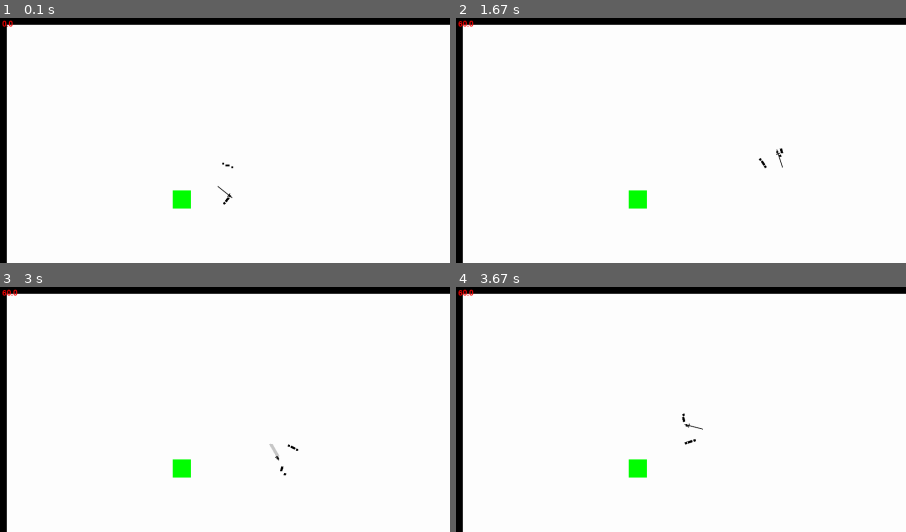
Above: before the commit, frames 1-4 (two rows, left to right).
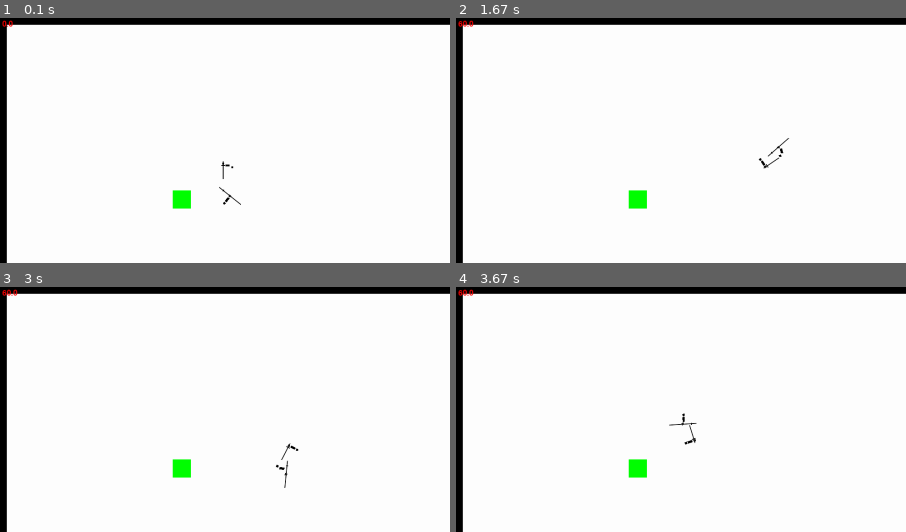
Above: after the commit, the same moments.

Repository: LeBoku/tds
Game: pygame game, started from src/tds.py
The game is run twice, just before and just after one commit, with the same random seed, the same clock (stepped at 60 frames per second) and the same inputs.
Inputs (mouse positions are % of the whole screen's width and height, from its top left):
- Up to frame 1 (0.1 s): no input
- Up to frame 2 (1.67 s): hold D 0.33-0.8 s; move the mouse to (46, 54) at 0.37 s; click (51, 57) at 0.88 s; hold W 1.17-1.47 s; click (26, 51) at 1.25 s; hold D from 1.5 s (still down); click (19, 35) at 1.58 s
- Up to frame 3 (3 s): release D at 1.97 s; hold A 2-2.53 s; click (65, 15) at 2.08 s; hold S 2.57-2.87 s; click (62, 59) at 2.65 s; hold A from 2.9 s (still down); click (24, 13) at 2.98 s
- Up to frame 4 (3.67 s): release A at 3.3 s; hold W from 3.33 s (still down); click (52, 16) at 3.42 s
The pictures show only the part of the screen within x 0-50%, y 0-50%; the shares and areas given below are measured in that part.

The runs differ from the first frame. In frame 1, less than 0.1% of the frame differs, in the area x 48-54%, y 58-77%; in frame 2, 0.1%; in frame 3, 0.2%, in the area x 59-65%, y 63-83%; in frame 4, 0.1%.

Commit message:
probably final commit

Diff:
--- a/src/map/characters/enemy/enemyController.py
+++ b/src/map/characters/enemy/enemyController.py
@@ -1,7 +1,13 @@
 from map.characters.NPCController import NPCController
 from map.characters.enemy.enemyAi import EnemyAi
+from map.weapons.longSword import LongSword
+from store.enums import CharacterParts
 
 
 class EnemyController(NPCController):
+	def setUpSubEntities(self):
+		super().setUpSubEntities()
+		self.weapon = LongSword(CharacterParts.weapon, self.rightHand, self)
+
 	def setUpAI(self):
 		self.ai = EnemyAi(self, self.map)
--- a/src/map/characters/player/playerController.py
+++ b/src/map/characters/player/playerController.py
@@ -3,7 +3,7 @@
 from pygame.math import Vector2
 
 from map.characters.characterController import CharacterController
-from map.weapons import LongSword
+from map.weapons.spear import Spear
 from pygameUtil.eventHandling import EventListener, EventHandler
 
 from store.enums import MoveTypes, CharacterParts, AttackMilestones
@@ -109,12 +109,12 @@
 				move.listenForMilestone(AttackMilestones.woundUp, lambda: self.lockMovement())
 				move.listenForMilestone(AttackMilestones.attacked, lambda: self.unlockMovement())
 
-			elif activeMove.hasPassedMileStone(AttackMilestones.attackOver):
+			elif activeMove.hasPassedMileStone(AttackMilestones.attacked):
 				activeMove.listenForEnd(lambda: self._startQedMove())
 
 	def setUpSubEntities(self):
 		super().setUpSubEntities()
-		self.weapon = LongSword(CharacterParts.weapon, self.rightHand, self)
+		self.weapon = Spear(CharacterParts.weapon, self.rightHand, self)
 
 	def _startQedMove(self):
 		move = self.moveSetController.getMove(self.getAttack())
--- a/src/store/moveSets/spear.py
+++ b/src/store/moveSets/spear.py
@@ -74,8 +74,9 @@
 	rightHand = Entity()
 	rightHand.animateTo(5, (0, 15))
 	rightHand.repeatFrame(5)
-	rightHand.animateTo(5, (0, -15))
+	rightHand.animateTo(5, (0, -15), 45, True)
 	rightHand.repeatFrame(15)
+	rightHand.animateTo(5, (0, 0), 45)
 	rightHand.backToDefault(5)
 
 	leftHand = Entity()
